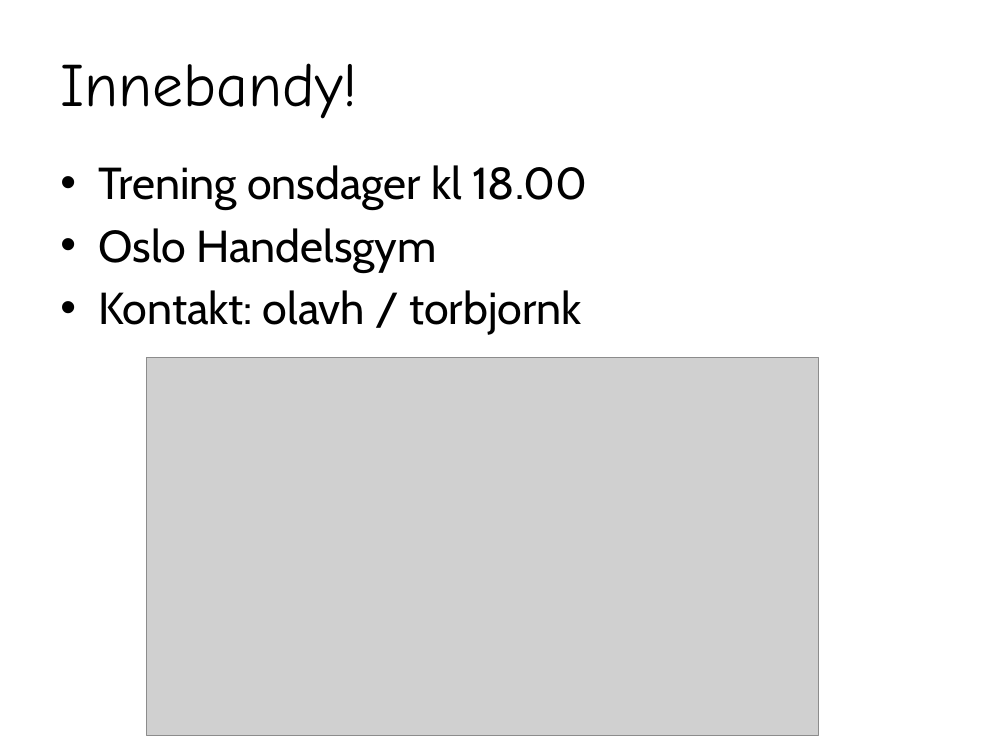
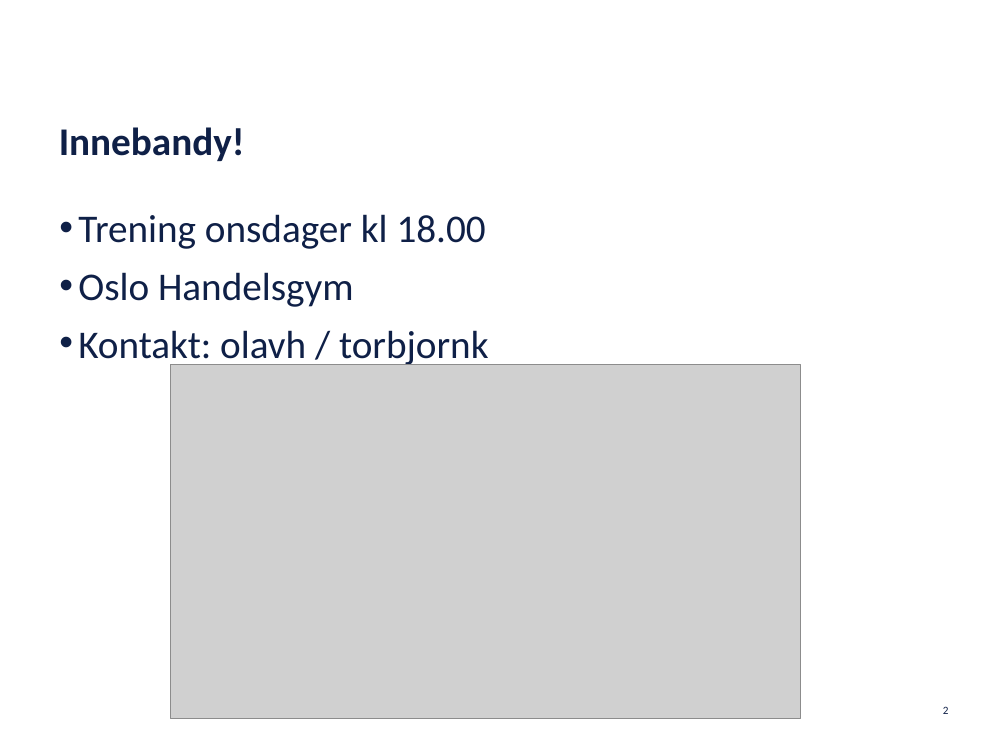
Before and after one commit to netcompanyno/springKurs, a slide deck: slide 2 of adm/Spring.pptx. Drawn at 1008x756 pixels with LibreOffice and Linux fonts; fonts in the diff are those of the drawing; grey boxes stand for pictures; background and template pictures are left out. Boxes give left, top, right and bottom in pixels: in the first picture for what was removed or moved away, otherwise in the second. Text is boxed around its words. In the diff, an @@ line names an element or a change of style, - is before the commit and + after.

```diff
--- a/adm/Spring.pptx
+++ b/adm/Spring.pptx
@@ title "Innebandy!" moved from (x1=60, y1=63, x2=357, y2=119) to (x1=59, y1=127, x2=245, y2=161) @@
@@ title "Innebandy!" at (x1=59, y1=127, x2=245, y2=161): size 44 to 28 pt, font Comic Neue to Calibri, text colour #000000 to #0F2047, bold on; line spacing 1 to 23pt; vertical alignment middle to bottom @@
@@ text "Trening onsdager kl 18.00" moved from (x1=98, y1=165, x2=588, y2=335) to (x1=78, y1=214, x2=489, y2=368) @@
@@ text "Trening onsdager kl 18.00" at (x1=78, y1=214, x2=489, y2=368): size 32 to 28 pt, font Cabin to Calibri, text colour #000000 to #0F2047; indent changed; more space between paragraphs @@
@@ picture resized from (x1=147, y1=357, x2=820, y2=735) to (x1=170, y1=365, x2=800, y2=719) @@
@@ page number added at (x1=943, y1=706, x2=949, y2=714), 8 pt, text #0F2047 @@
+2
```
Also in this commit, not shown: 25 other slides changed, 1 slide added, 1 slide removed, 2 other files.
